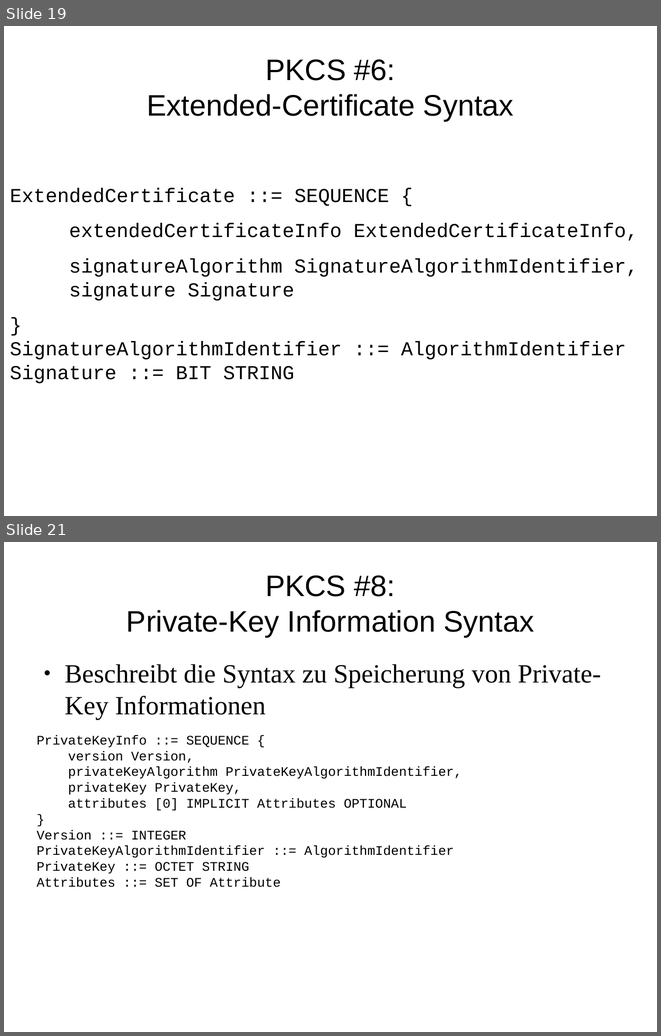
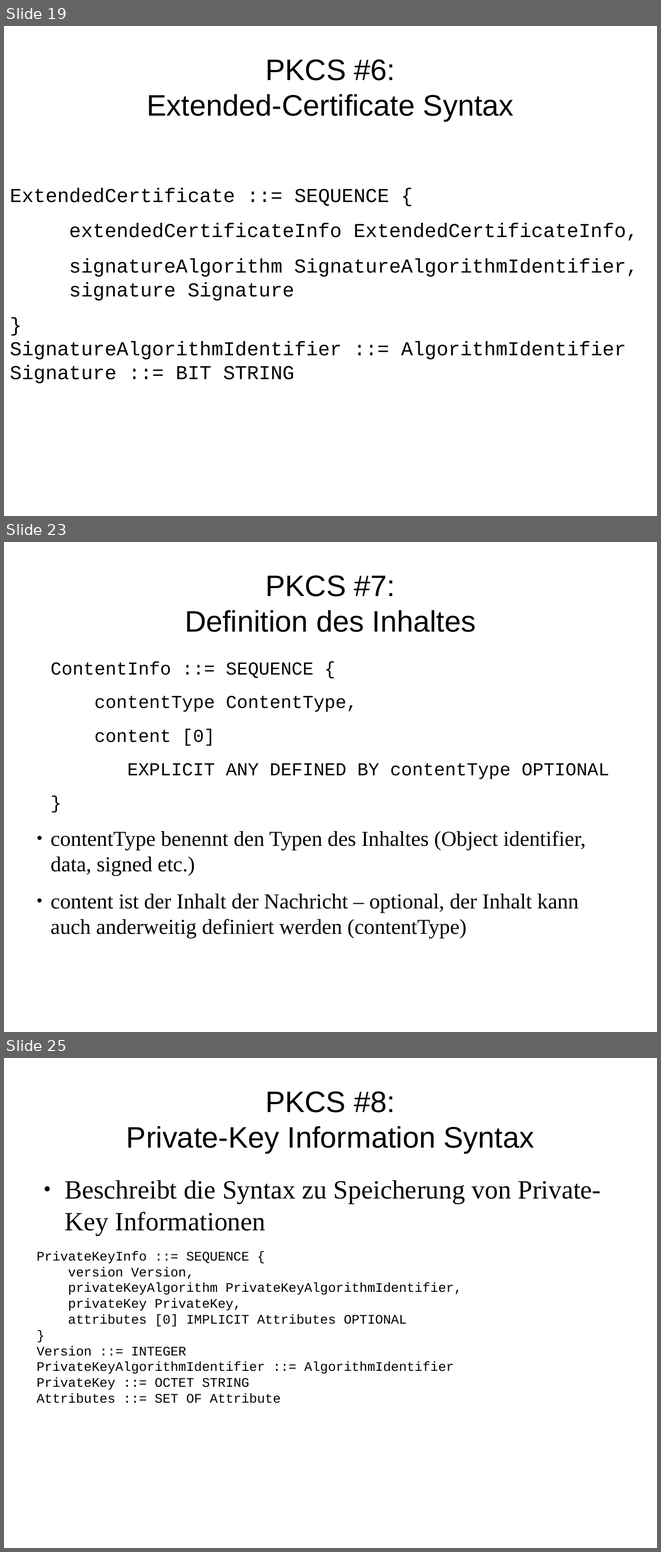
Before and after one commit to FFHS-Inf-2010-students/sa-krypt, a slide deck: pres/praesentation.odp. Shown one above the other, each under a label of ours: slides 19 and 21 before the commit, slides 19, 23 and 25 after it; the slides between them are not shown. The pictures are 661x1036 and 661x1552 pixels, drawn with LibreOffice and Linux fonts; fonts in the diff are those of the drawing. Boxes give left, top, right and bottom in pixels: in the first picture for what was removed or moved away, otherwise in the second. Text is boxed around its words. In the diff, an @@ line names an element or a change of style, - is before the commit and + after.

```diff
--- a/pres/praesentation.odp
+++ b/pres/praesentation.odp
@@ slide 23 added at box(4, 542, 657, 1032), background #FFFFFF @@
@@ title added at box(185, 575, 476, 632), 36 pt, text #000000 @@
+PKCS #7:
+Definition des Inhaltes
@@ text added at box(51, 661, 609, 938), 25.9 pt, text #000000 @@
+ContentInfo ::= SEQUENCE {
+contentType ContentType,
+content [0]
+EXPLICIT ANY DEFINED BY contentType OPTIONAL
+}
+● contentType benennt den Typen des Inhaltes (Object identifier, data, signed etc.)
+● content ist der Inhalt der Nachricht – optional, der Inhalt kann auch anderweitig definiert werden (contentType)
@@ what was slide 21 is now slide 25 @@
```
Also in this commit, not shown: 3 slides changed, 10 other slides added, 2 other files.
